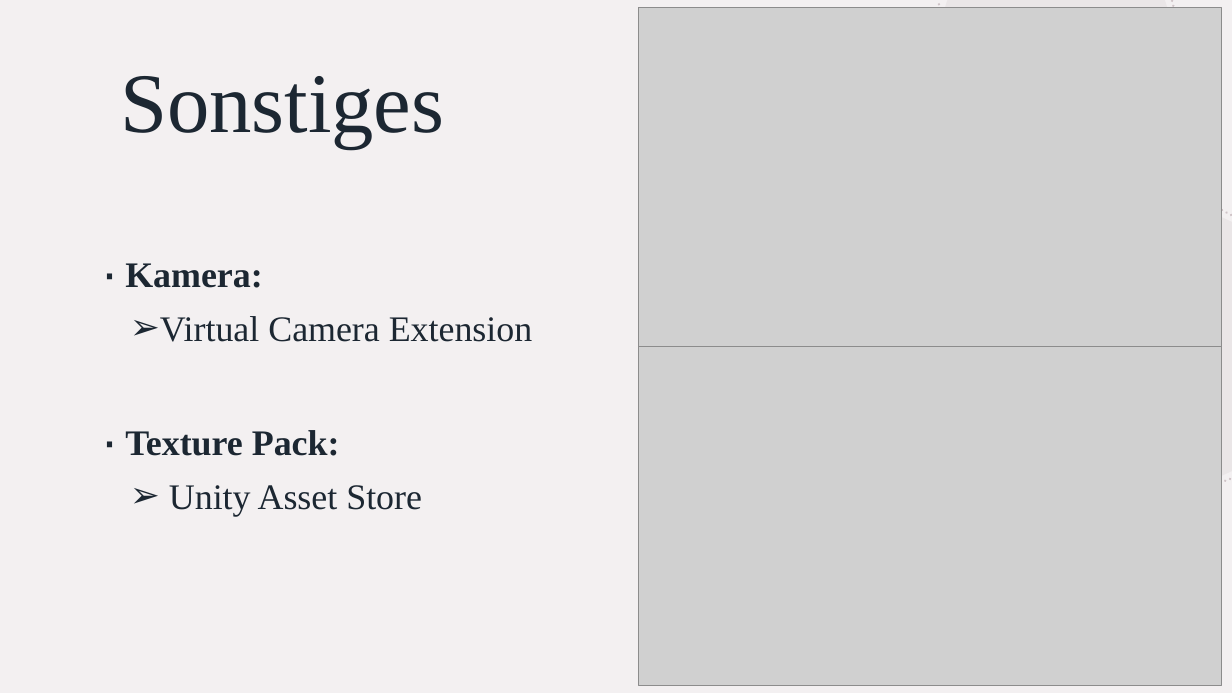
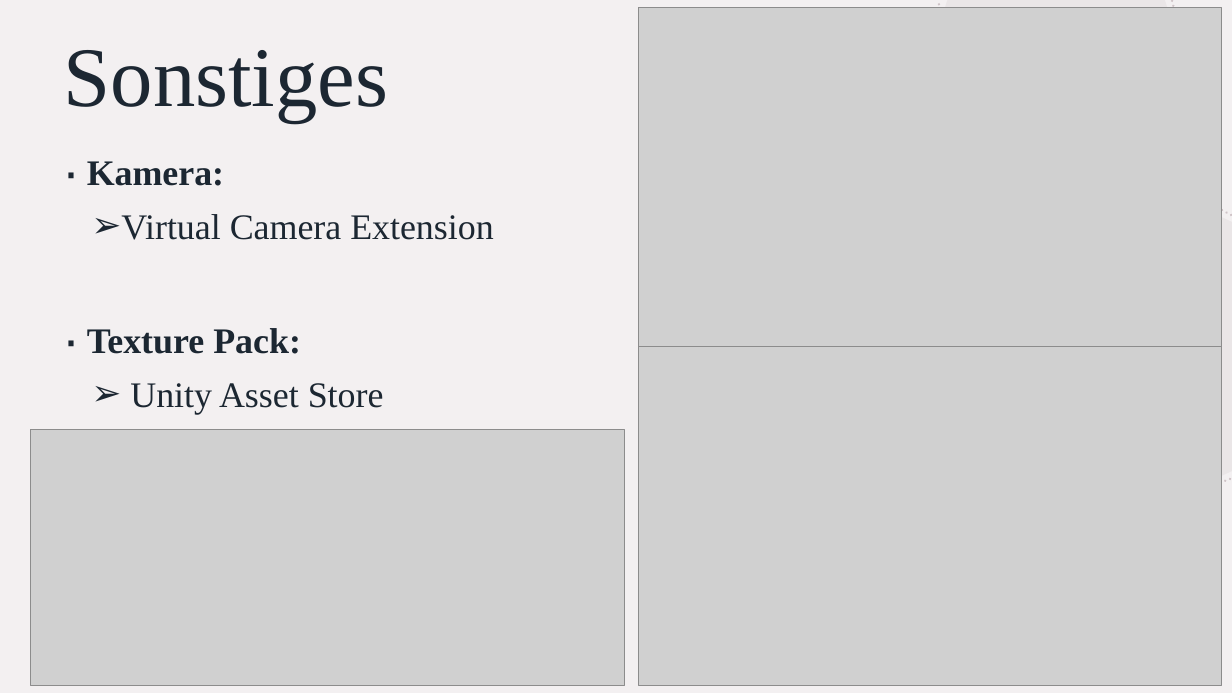
Before and after one commit to TsVBamBus/Unitygame-Niklas-Paul, a slide deck: slide 7 of Stand der Dinge.pptx (slide 5 before the commit). Drawn at 1232x693 pixels with LibreOffice and Linux fonts; fonts in the diff are those of the drawing; grey boxes stand for pictures. Boxes give left, top, right and bottom in pixels: in the first picture for what was removed or moved away, otherwise in the second. Text is boxed around its words. In the diff, an @@ line names an element or a change of style, - is before the commit and + after.

```diff
--- a/Stand der Dinge.pptx
+++ b/Stand der Dinge.pptx
@@ title "Sonstiges": place and size @@
-title "Sonstiges" at <box>120,76,444,148</box>
+title "Sonstiges" at <box>64,50,388,122</box>
@@ text "Kamera:": place and size @@
-text "Kamera:" at <box>125,263,533,516</box>
+text "Kamera:" at <box>87,161,494,415</box>
@@ picture added at <box>30,430,626,685</box> @@
```
Also in this commit, not shown: 3 other slides changed, 3 slides added, 5 other files.
